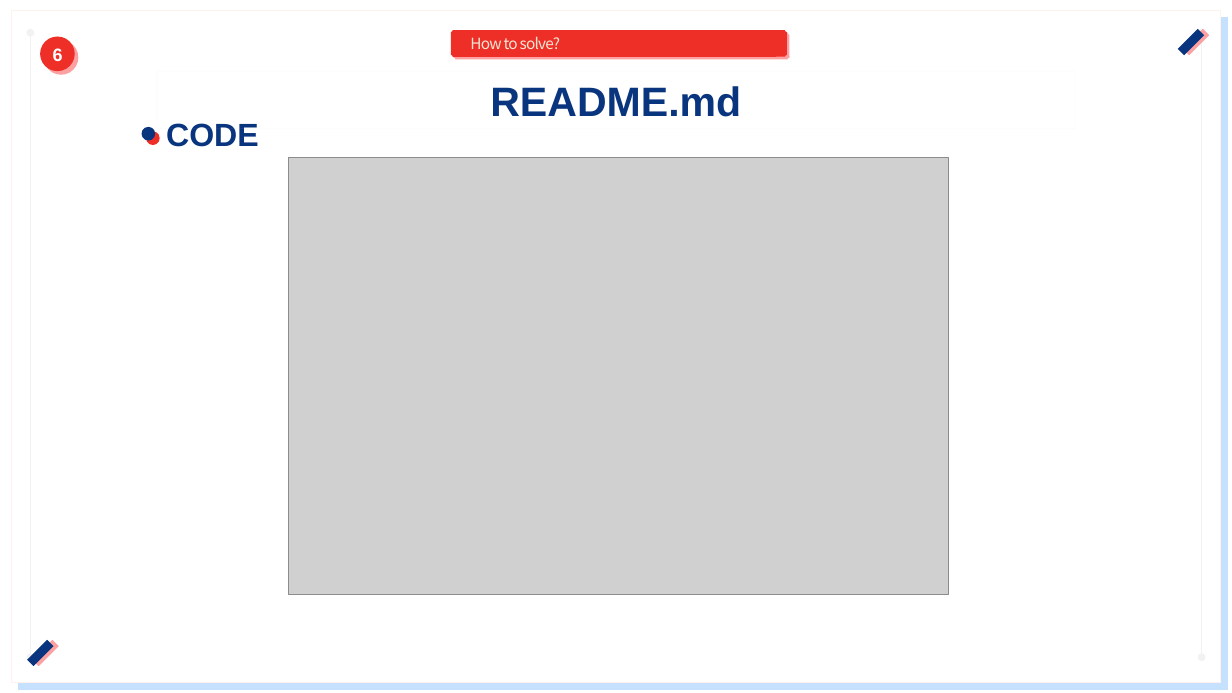
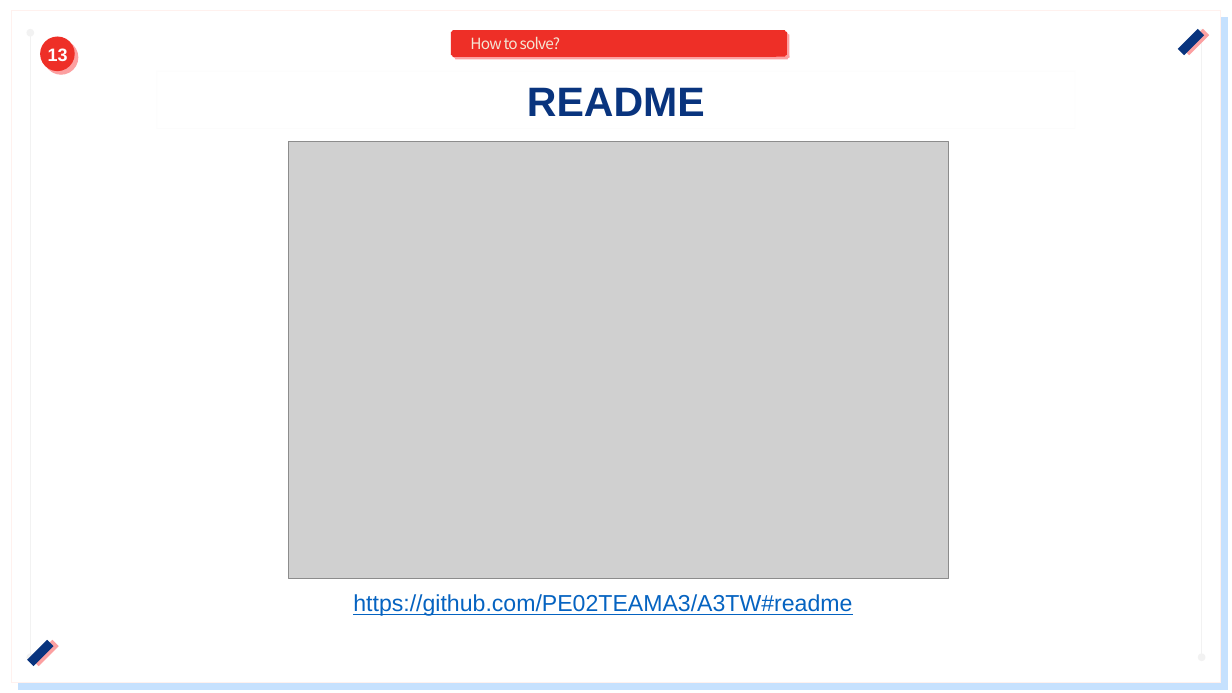
Before and after one commit to PE02TEAMA3/A3TW, a slide deck: slide 13 of ppt/PE2_A3_Final_PT.pptx (slide 6 before the commit). Drawn at 1232x693 pixels with LibreOffice and Linux fonts; fonts in the diff are those of the drawing; grey boxes stand for pictures. Boxes give left, top, right and bottom in pixels: in the first picture for what was removed or moved away, otherwise in the second. Text is boxed around its words. In the diff, an @@ line names an element or a change of style, - is before the commit and + after.

```diff
--- a/ppt/PE2_A3_Final_PT.pptx
+++ b/ppt/PE2_A3_Final_PT.pptx
@@ page number at [48,48,68,61]: text changed @@
-6
+13
@@ title at [527,87,705,116]: text changed @@
-README.md
+README
@@ ellipse removed at [141,127,155,140] @@
@@ text removed at [166,123,259,147] @@
-CODE
@@ picture: place and size @@
-picture at [289,158,949,594]
+picture at [289,141,949,578]
@@ text added at [353,594,852,616], 18 pt, text #0563C1, underline @@
+https://github.com/PE02TEAMA3/A3TW#readme
```
Also in this commit, not shown: 3 other slides changed, 12 slides removed, 4 other files.
